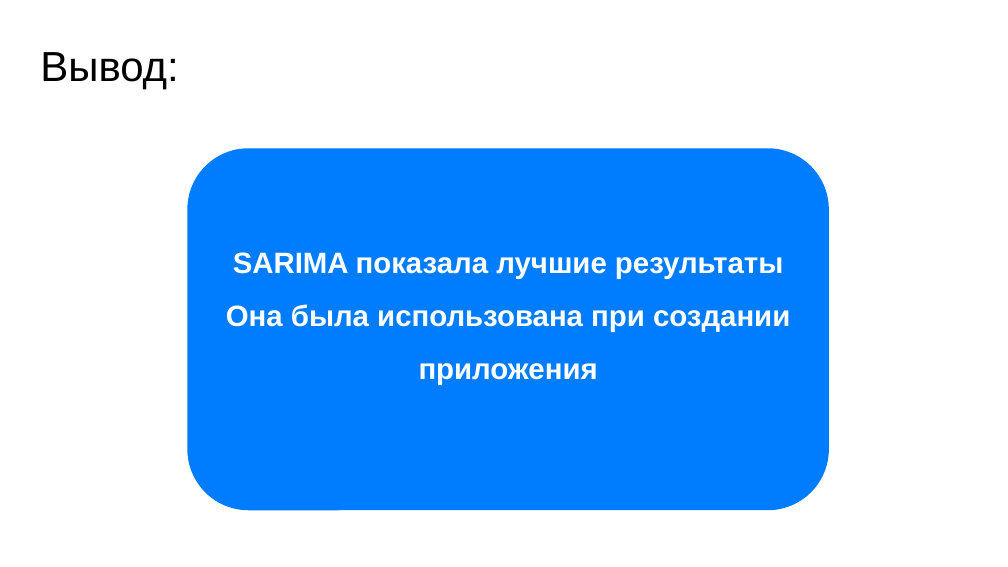
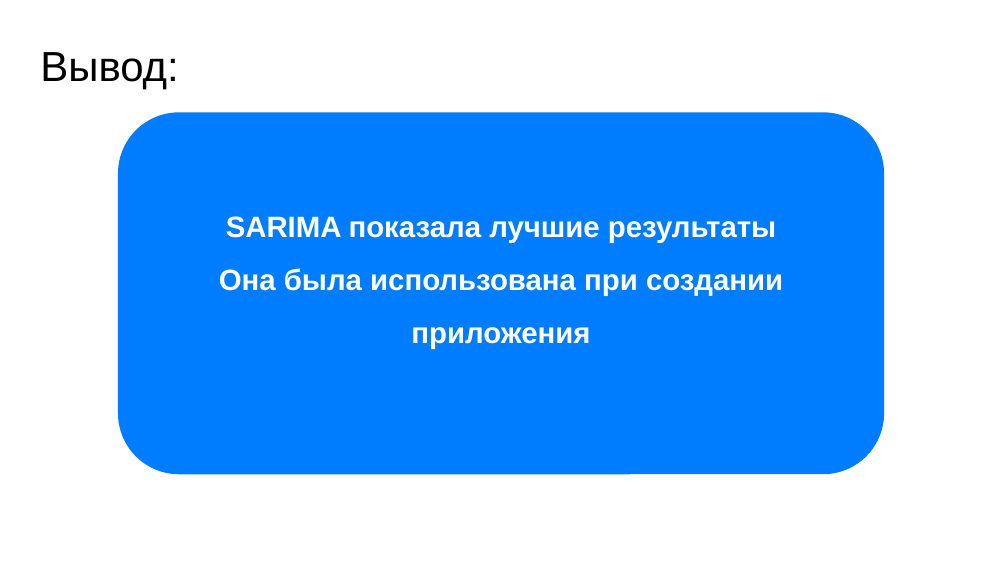
Before and after one commit to lestanya/ML_3_ARMATURA_ISP-22, a slide deck: slide 18 of команда исп-22.pptx. Drawn at 1008x567 pixels with LibreOffice and Linux fonts; fonts in the diff are those of the drawing; background and template pictures are left out. Boxes give left, top, right and bottom in pixels: in the first picture for what was removed or moved away, otherwise in the second. Text is boxed around its words. In the diff, an @@ line names an element or a change of style, - is before the commit and + after.

```diff
--- a/команда исп-22.pptx
+++ b/команда исп-22.pptx
@@ rounded rectangle "SARIMA показала лучшие результаты" resized from (x1=188, y1=150, x2=828, y2=510) to (x1=119, y1=113, x2=883, y2=473) @@
```
Also in this commit, not shown: 6 other slides changed.
